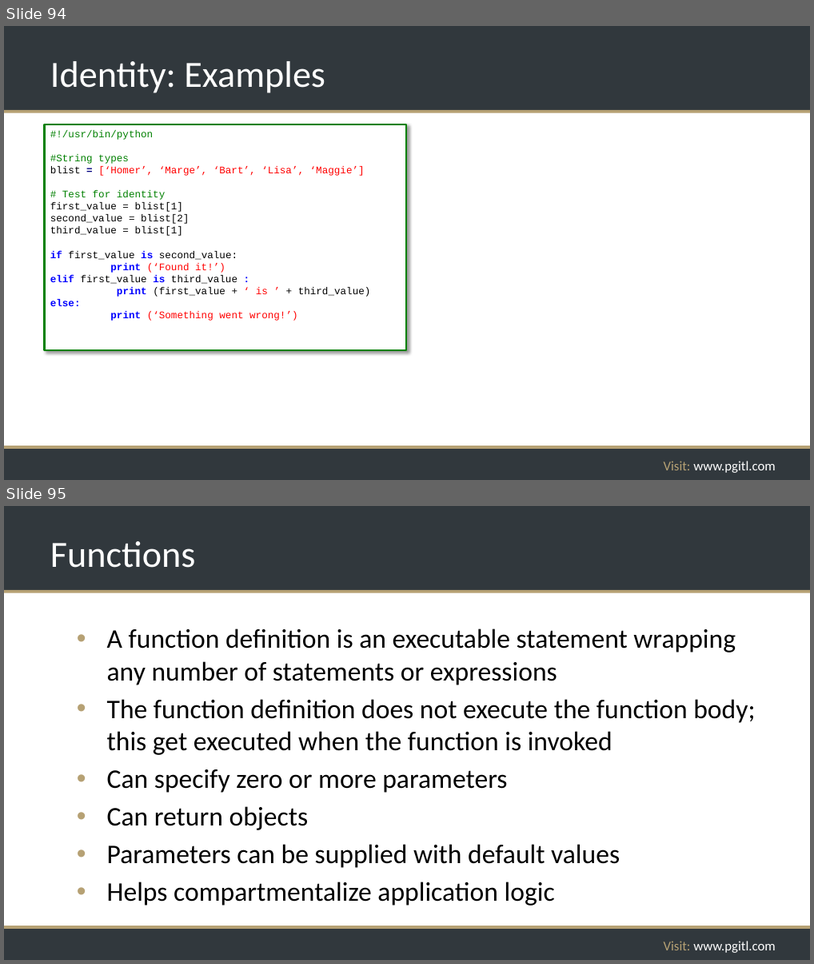
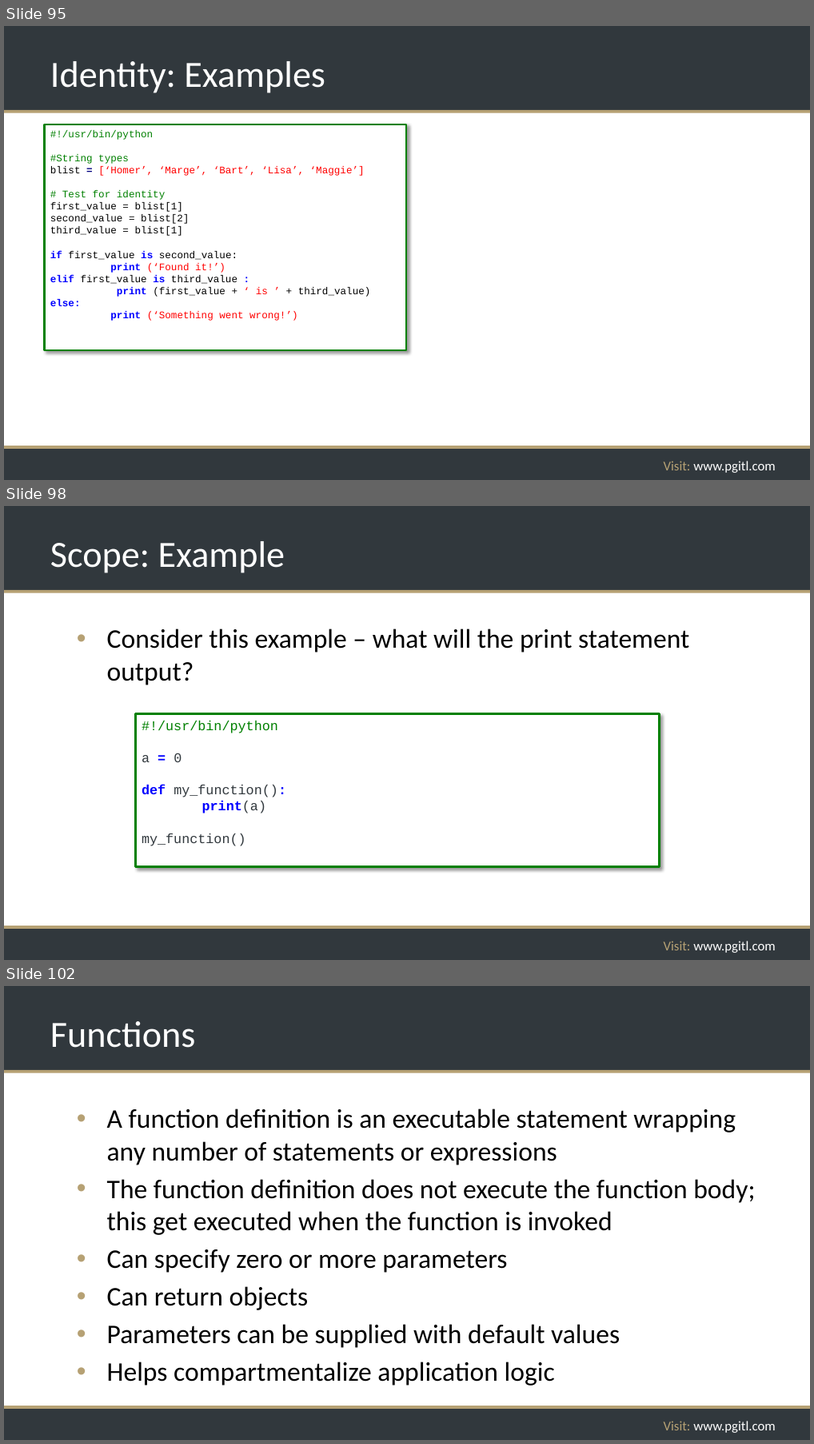
Before and after one commit to rikkouri/project-a, a slide deck: Programming Foundations.pptx. Shown one above the other, each under a label of ours: slides 94 and 95 before the commit, slides 95, 98 and 102 after it; the slides between them are not shown. The pictures are 814x964 and 814x1444 pixels, drawn with LibreOffice and Linux fonts; fonts in the diff are those of the drawing; background and template pictures are left out. Boxes give left, top, right and bottom in pixels: in the first picture for what was removed or moved away, otherwise in the second. Text is boxed around its words. In the diff, an @@ line names an element or a change of style, - is before the commit and + after.

Commit message:
Added scope slides

```diff
--- a/Programming Foundations.pptx
+++ b/Programming Foundations.pptx
@@ slide 98 added at <box>4,506,810,960</box>, background #FFFFFF; not listed: 5 template elements that a slide beside it also shows @@
@@ title added at <box>50,541,285,573</box>, 44 pt, text #FFFFFF @@
+Scope: Example
@@ text added at <box>107,628,690,685</box>, 32 pt, text #000000 @@
+• Consider this example – what will the print statement output?
@@ rectangle added at <box>136,714,660,867</box>, fill #FFFFFF, outline #008000 2.25 pt, 16 pt, text #31383D @@
+#!/usr/bin/python
+a = 0
+def my_function():
+print(a)
+my_function()
@@ what was slide 94 is now slide 95 @@
@@ what was slide 95 is now slide 102 @@
```
Also in this commit, not shown: 4 slides changed, 6 other slides added.
